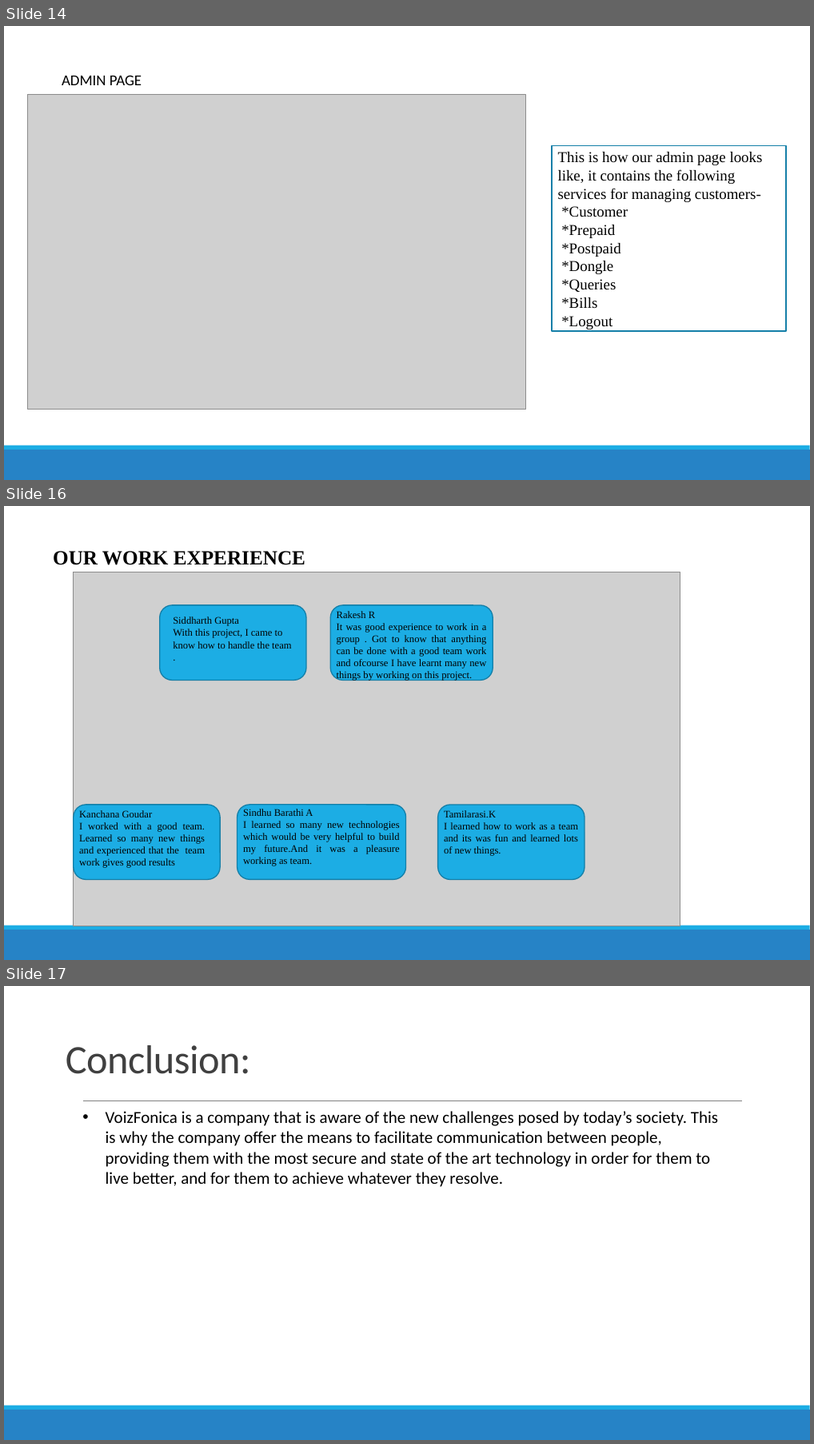
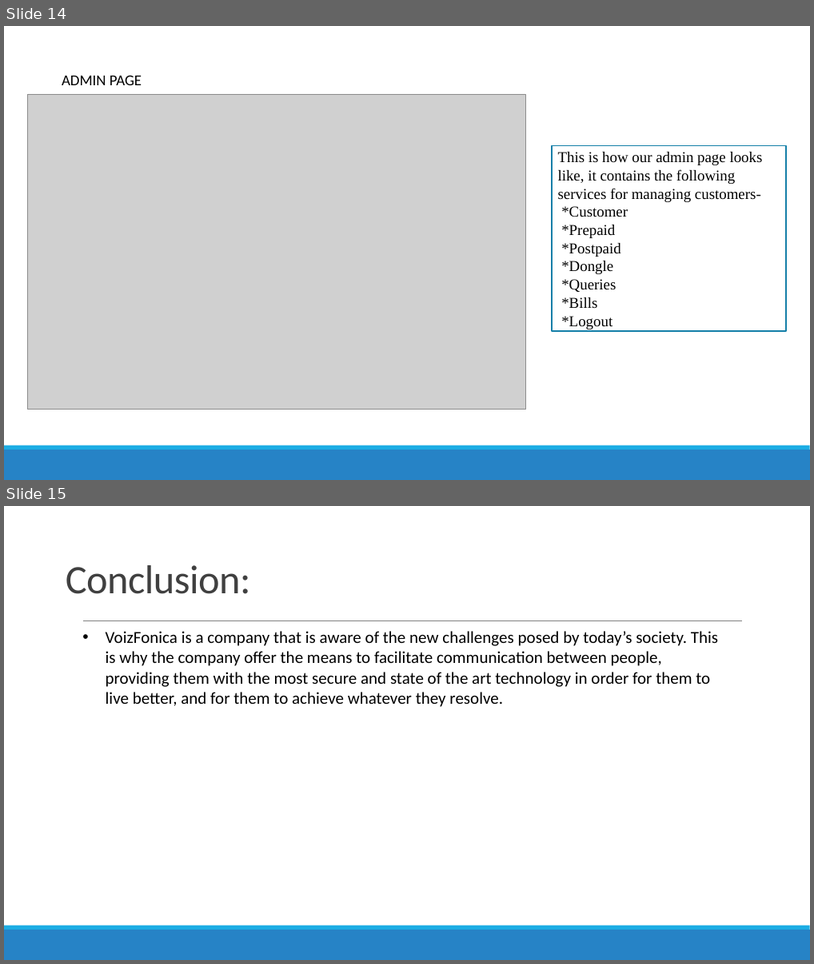
Before and after one commit to SindhuBarathi/APP_DEVELOPMENT_DJANGO_MONGODB, a slide deck: Presentation_Final.pptx. Shown one above the other, each under a label of ours: slides 14, 16 and 17 before the commit, slides 14 and 15 after it; the slides between them are not shown. The pictures are 814x1444 and 814x964 pixels, drawn with LibreOffice and Linux fonts; fonts in the diff are those of the drawing; grey boxes stand for pictures; background and template pictures are left out. Boxes give left, top, right and bottom in pixels: in the first picture for what was removed or moved away, otherwise in the second. Text is boxed around its words. In the diff, an @@ line names an element or a change of style, - is before the commit and + after.

```diff
--- a/Presentation_Final.pptx
+++ b/Presentation_Final.pptx
@@ slide 16 removed at box(4, 506, 810, 960), background picture (left out); not listed: 2 template elements that a slide beside it also shows @@
@@ text removed at box(53, 551, 306, 565) @@
-OUR WORK EXPERIENCE
@@ picture removed at box(74, 572, 680, 926) @@
@@ rounded rectangle removed at box(160, 605, 307, 680) @@
@@ text removed at box(173, 616, 291, 648) @@
-Siddharth Gupta
-With this project, I came to know how to handle the team .
@@ rounded rectangle removed at box(330, 605, 494, 680) @@
@@ text removed at box(337, 611, 487, 681) @@
-Rakesh R
-It was good experience to work in a group . Got to know that anything can be done with a good team work and ofcourse I have learnt many new things by working on this project.
@@ rounded rectangle removed at box(74, 804, 221, 880) @@
@@ text removed at box(79, 810, 206, 868) @@
-Kanchana Goudar
-I worked with a good team. Learned so many new things and experienced that the team work gives good results
@@ rounded rectangle removed at box(238, 804, 406, 880) @@
@@ text removed at box(243, 808, 400, 866) @@
-Sindhu Barathi A
-I learned so many new technologies which would be very helpful to build my future.And it was a pleasure working as team.
@@ rounded rectangle removed at box(438, 804, 586, 880) @@
@@ text removed at box(444, 810, 578, 856) @@
-Tamilarasi.K
-I learned how to work as a team and its was fun and learned lots of new things.
@@ what was slide 17 is now slide 15 @@
```
Also in this commit, not shown: 1 other slide removed, 1 other file.
